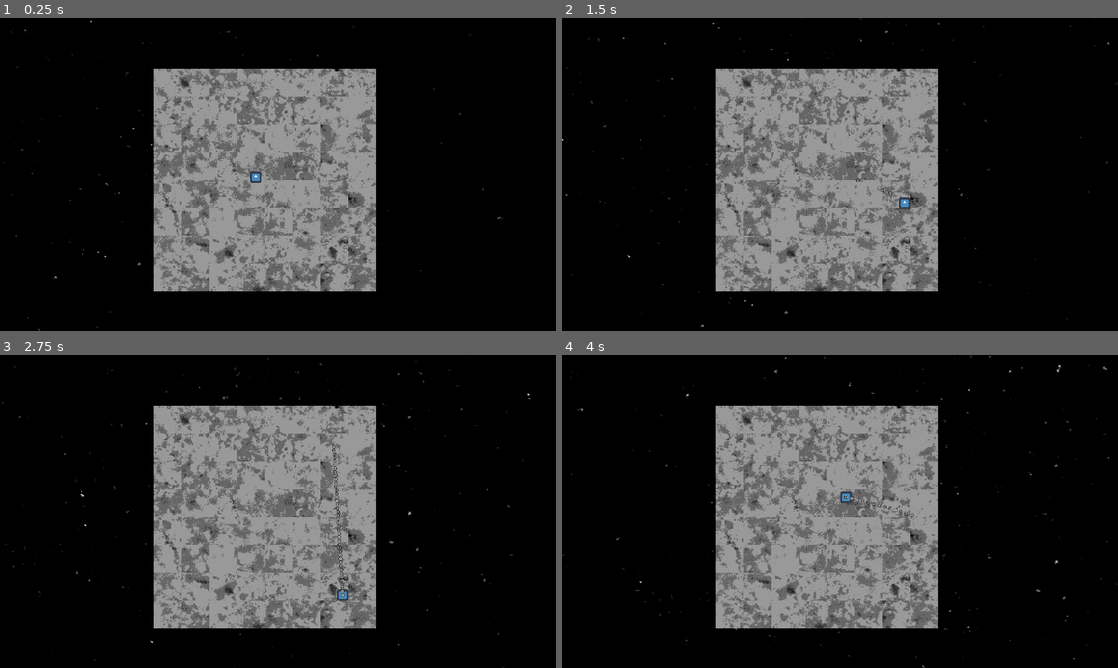
Above: before the commit, frames 1-4 (two rows, left to right).
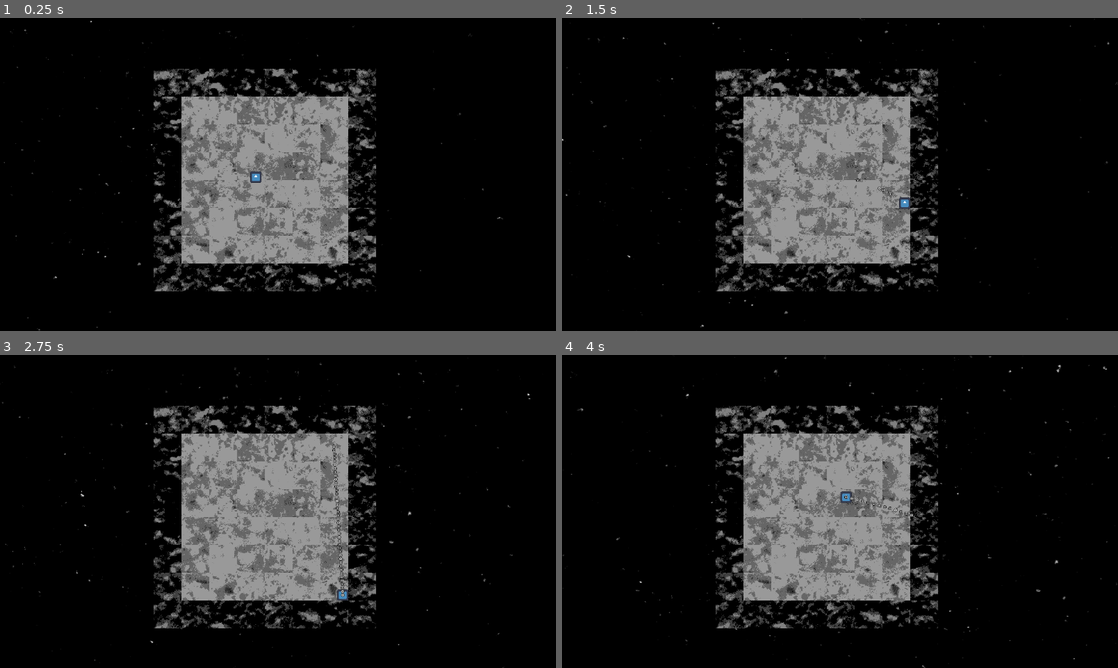
Above: after the commit, the same moments.

Repository: Indivicivet/ludumdare54
Game: Godot game, scene res://ludumdare54.tscn
The game is run twice, just before and just after one commit, with the same random seed, the same clock (stepped at 60 frames per second) and the same inputs. The engine's default icon, where the game draws it, is replaced by a stand-in: a white triangle on a blue panel in a dark square.
Inputs (mouse positions are in pixels of both pictures, inside the frame that each line leads up to):
- Up to frame 1 (0.25 s): no input
- Up to frame 2 (1.5 s): move the mouse to (962, 158) at 0.52 s; press the mouse at (962, 158) at 0.53 s; hold Right (right) 0.53-1.28 s; move the mouse to (728, 190) at 1.27 s; release the mouse at (728, 190) at 1.28 s; hold Down (down) from 1.28 s (still down); click (728, 190) at 1.35 s
- Up to frame 3 (2.75 s): move the mouse to (333, 442) at 2.02 s; release Down (down) at 2.03 s; press the mouse at (333, 442) at 2.03 s; hold Right (right) from 2.03 s (still down)
- Up to frame 4 (4 s): move the mouse to (812, 574) at 2.77 s; release Right (right) at 2.78 s; release the mouse at (812, 574) at 2.78 s; hold Up (up) 2.78-3.53 s; click (812, 574) at 2.85 s; move the mouse to (1006, 558) at 3.52 s; press the mouse at (1006, 558) at 3.53 s; hold Left (left) from 3.53 s (still down)

The runs differ from the first frame. In frame 1, 12% of the frame differs, in the area x 27-68%, y 16-88%; in frame 2, 12%; in frame 3, 12%; in frame 4, 12%.

Commit message:
black texture for walls:)

Diff:
--- a/block_solid.tscn
+++ b/block_solid.tscn
@@ -1,6 +1,6 @@
 [gd_scene load_steps=4 format=3 uid="uid://dmbopa58apven"]
 
-[ext_resource type="Texture2D" uid="uid://dm7cxf1pr2r2f" path="res://graphics/tex3_0001__P2000288.png" id="1_6p85x"]
+[ext_resource type="Texture2D" uid="uid://bf1ro4eol7gxo" path="res://graphics/tex1_0001__P2000281.png" id="1_lvstv"]
 [ext_resource type="Script" path="res://scripts/blocksprite.gd" id="2_3kowk"]
 
 [sub_resource type="RectangleShape2D" id="RectangleShape2D_0201y"]
@@ -10,7 +10,7 @@
 position = Vector2(0, -1)
 
 [node name="blocksprite" type="Sprite2D" parent="."]
-texture = ExtResource("1_6p85x")
+texture = ExtResource("1_lvstv")
 region_enabled = true
 region_rect = Rect2(24, 24, 64, 64)
 script = ExtResource("2_3kowk")
